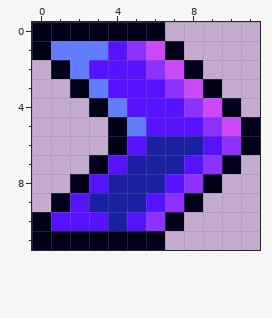
One commit to this pixel-art sprite: assets/images/arrow.png. Above is the file before it was changed.
The file is 12x12 pixels.
And afterwards:
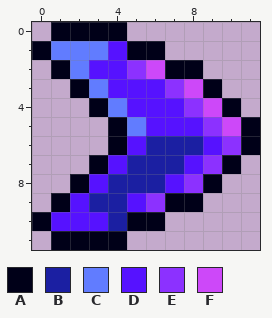
Palette (. is transparent): A #000018  B #1b1fa2  C #617cff  D #5612ff  E #8c31ff  F #cd48f9
Difference:
@@ x 0..11 @@
- 0 AAAAAAA.....
- 1 ACCCDEFA....
- 2 .ACDDDEFA...
+ 0 .AAAA.......
+ 1 ACCCDAA.....
+ 2 .ACDDEFAA...
  3 ..ACDDDEFA..
@@ x 0..11 @@
  8 ..ADBBBDEA..
- 9 .ADBBBDEA...
-10 ADDDBDEA....
-11 AAAAAAA.....
+ 9 .ADBBDEAA...
+10 ADDDBAA.....
+11 .AAAA.......
Where, in picture pixels (left, top, right, bottom), the same in both pictures:
changed: (32, 22, 184, 79)
changed: (32, 193, 184, 250)
